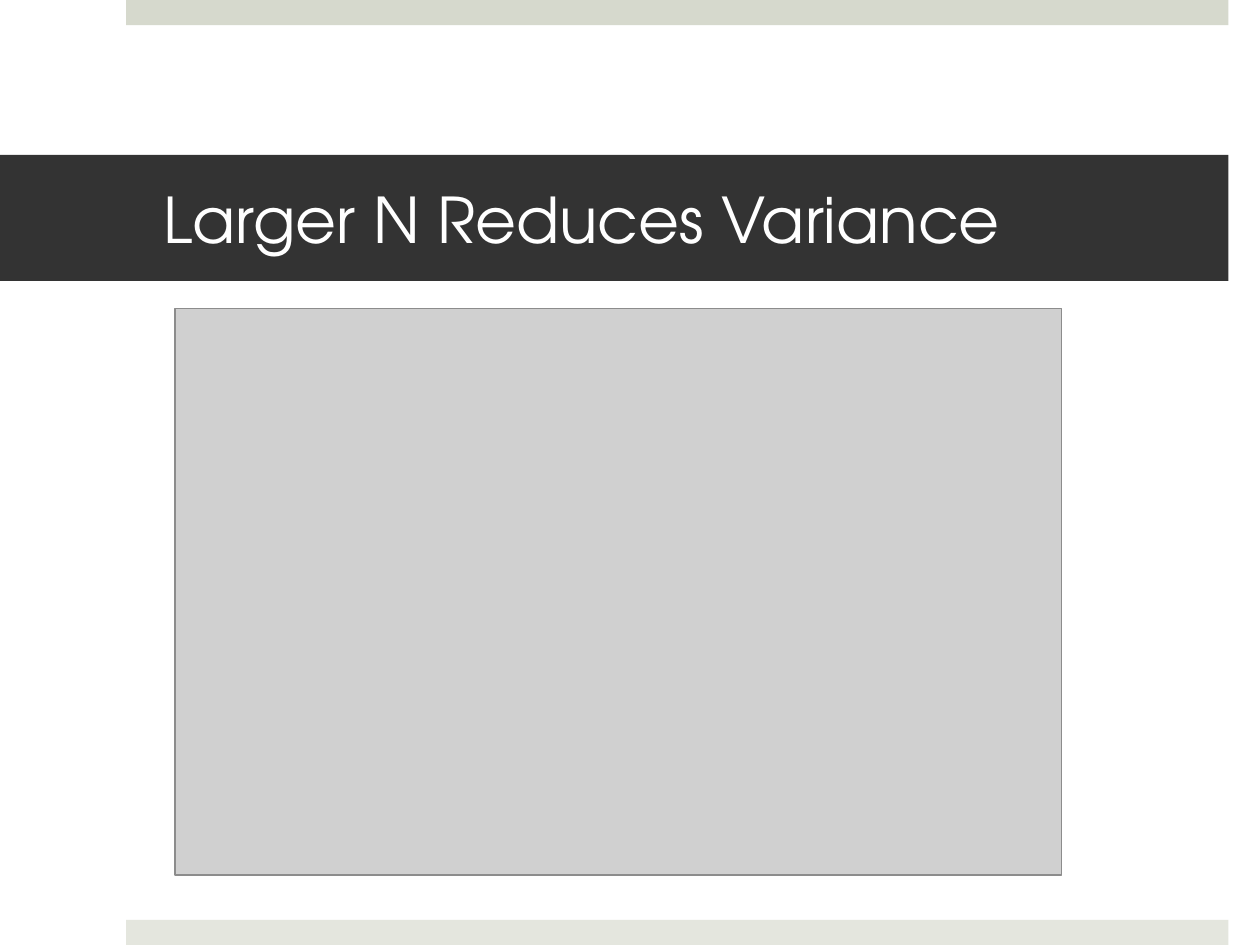
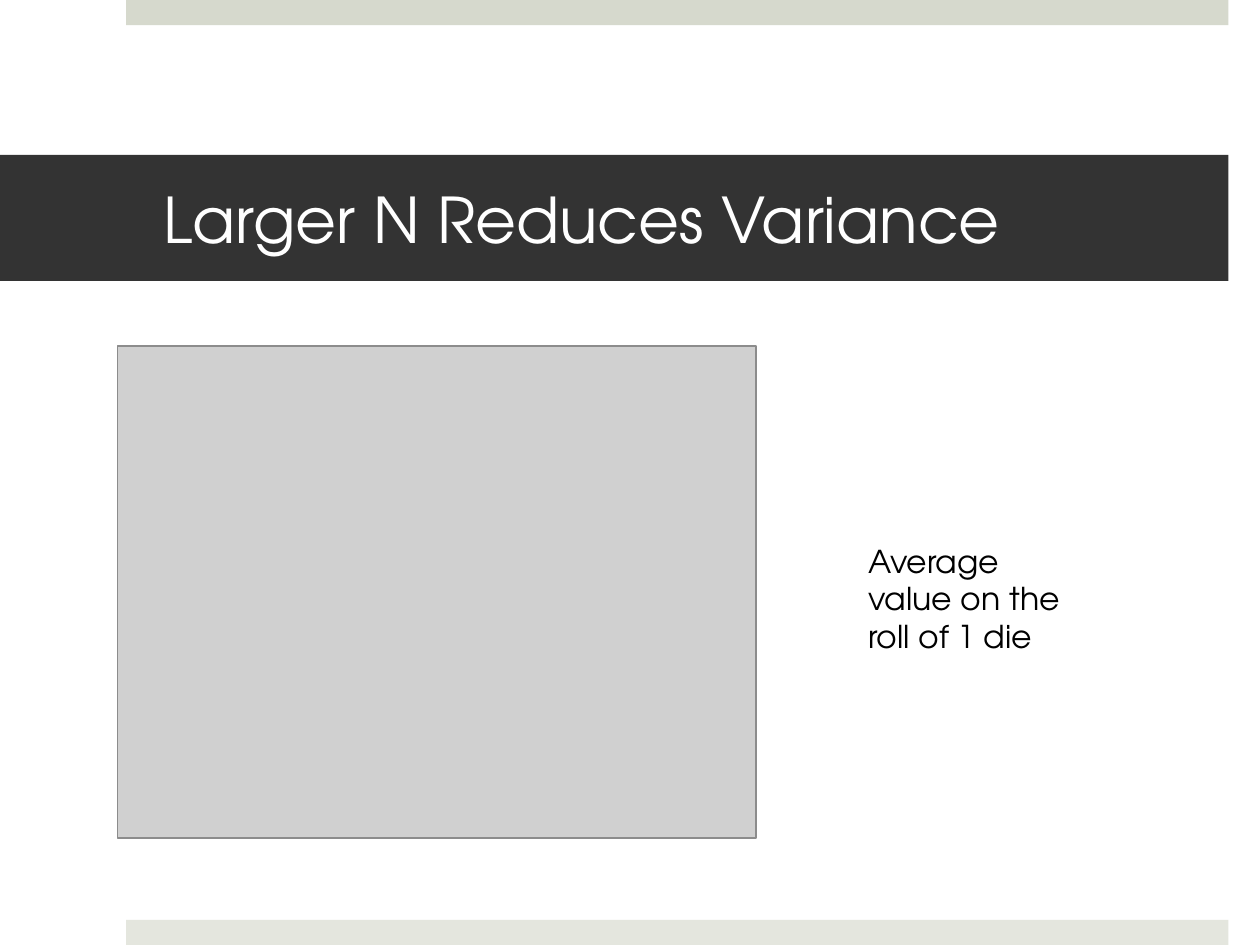
Before and after one commit to shaffer1/UIllinois_Rendering, a slide deck: slide 12 of Lecture-7-MonteCarlo.pptx. Drawn at 1260x945 pixels with LibreOffice and Linux fonts; fonts in the diff are those of the drawing; grey boxes stand for pictures. Boxes give left, top, right and bottom in pixels: in the first picture for what was removed or moved away, otherwise in the second. Text is boxed around its words. In the diff, an @@ line names an element or a change of style, - is before the commit and + after.

```diff
--- a/Lecture-7-MonteCarlo.pptx
+++ b/Lecture-7-MonteCarlo.pptx
@@ picture: place and size @@
-picture at (175,309,1062,876)
+picture at (117,346,756,839)
@@ text added at (868,549,1059,649), 18 pt, text #000000 @@
+Average value on the roll of 1 die
```
Also in this commit, not shown: 2 other slides changed.
